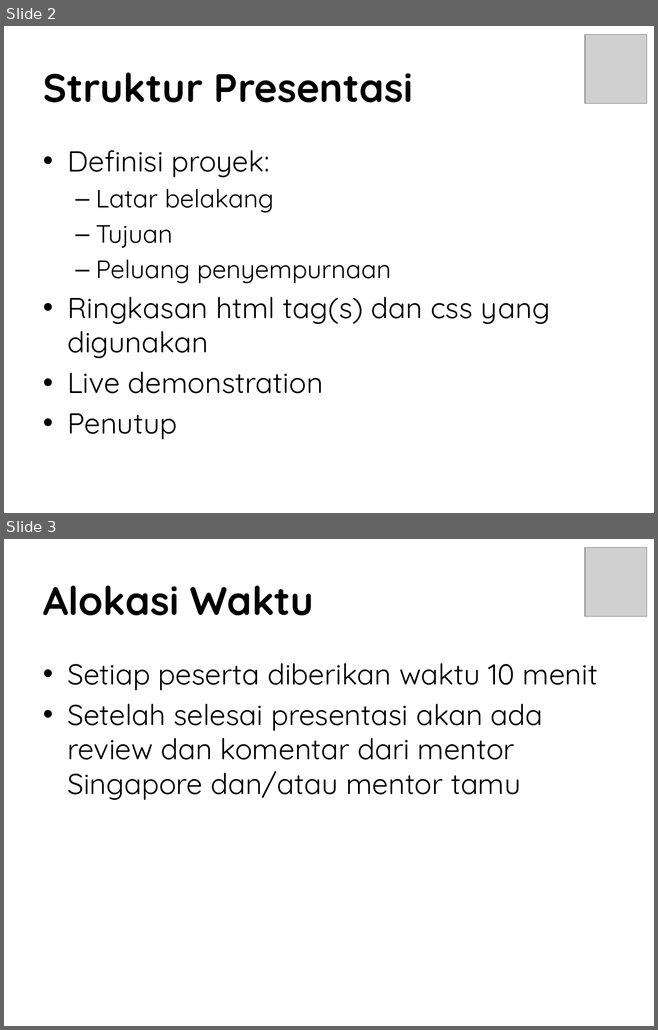
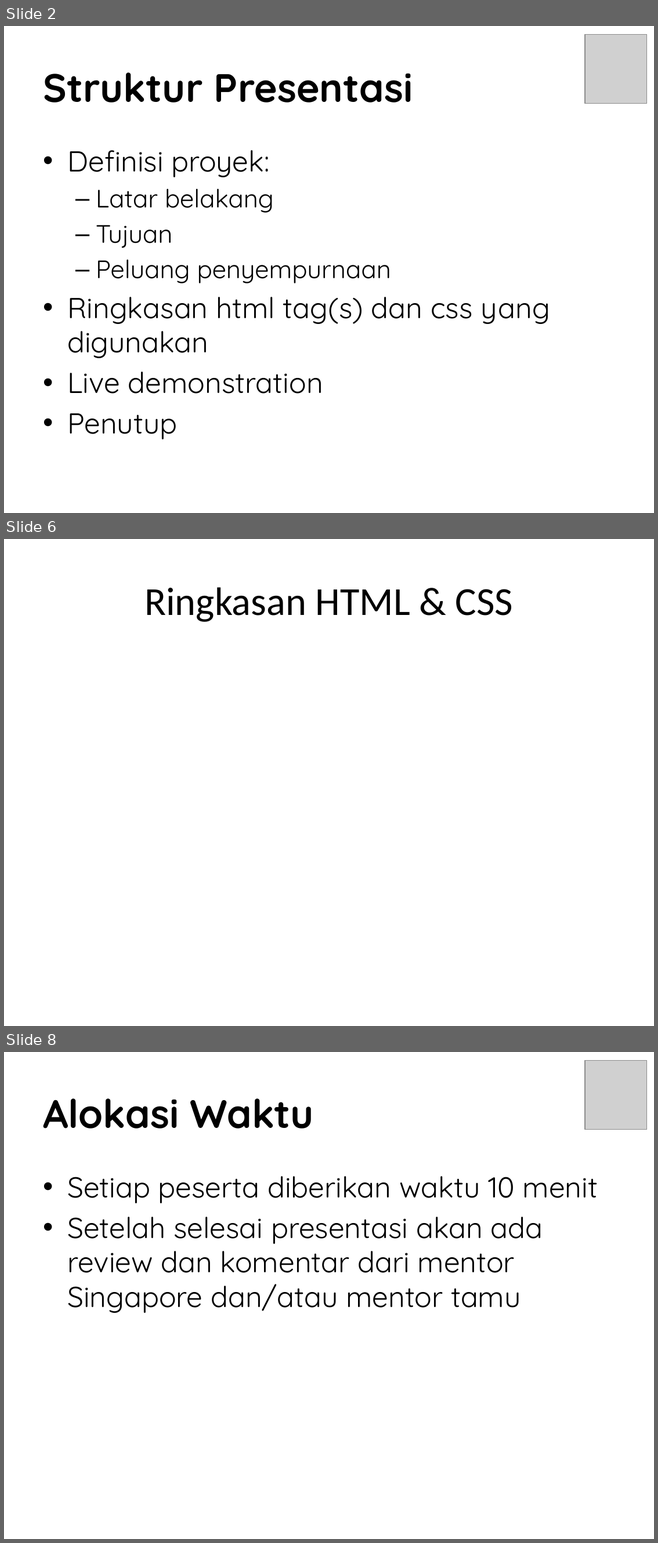
Before and after one commit to IOInspire/SGCodingMum, a slide deck: Lesson 6 Presentasi/Lesson 6 Presentasi.pptx. Shown one above the other, each under a label of ours: slides 2 and 3 before the commit, slides 2, 6 and 8 after it; the slides between them are not shown. The pictures are 658x1030 and 658x1543 pixels, drawn with LibreOffice and Linux fonts; fonts in the diff are those of the drawing; grey boxes stand for pictures; background and template pictures are left out. Boxes give left, top, right and bottom in pixels: in the first picture for what was removed or moved away, otherwise in the second. Text is boxed around its words. In the diff, an @@ line names an element or a change of style, - is before the commit and + after.

```diff
--- a/Lesson 6 Presentasi/Lesson 6 Presentasi.pptx
+++ b/Lesson 6 Presentasi/Lesson 6 Presentasi.pptx
@@ slide 6 added at bbox=[4, 539, 654, 1026], background picture (left out) @@
@@ title added at bbox=[144, 587, 513, 622], 44 pt, text #000000 @@
+Ringkasan HTML & CSS
@@ what was slide 3 is now slide 8 @@
```
Also in this commit, not shown: 1 slide changed, 4 other slides added, 36 other files.
